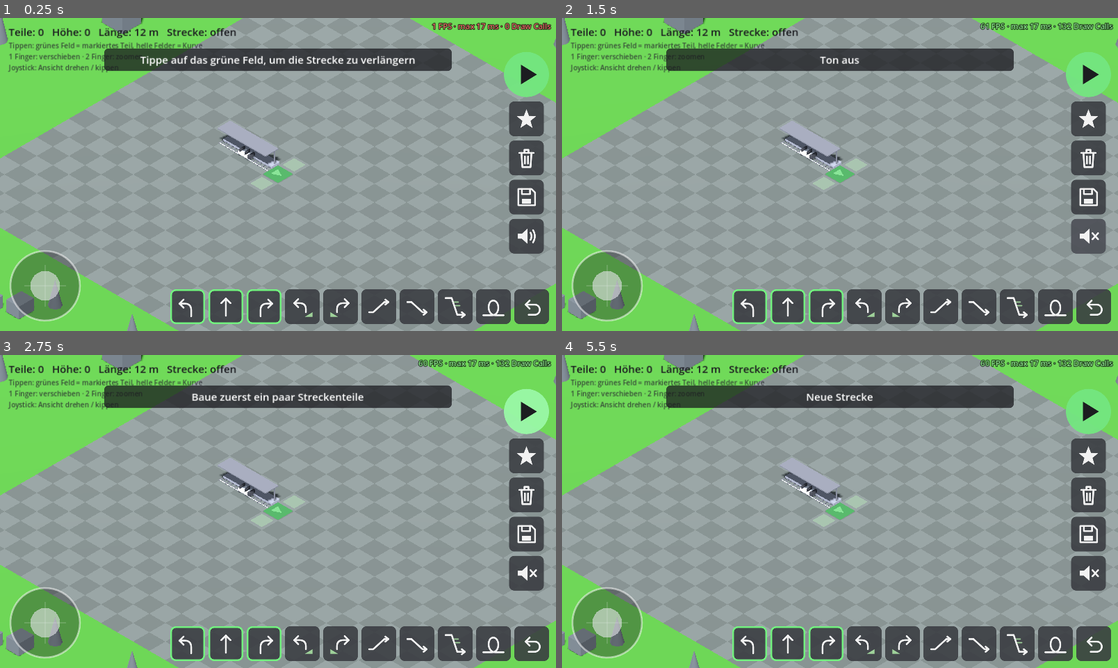
Above: before the commit, frames 1-4 (two rows, left to right).
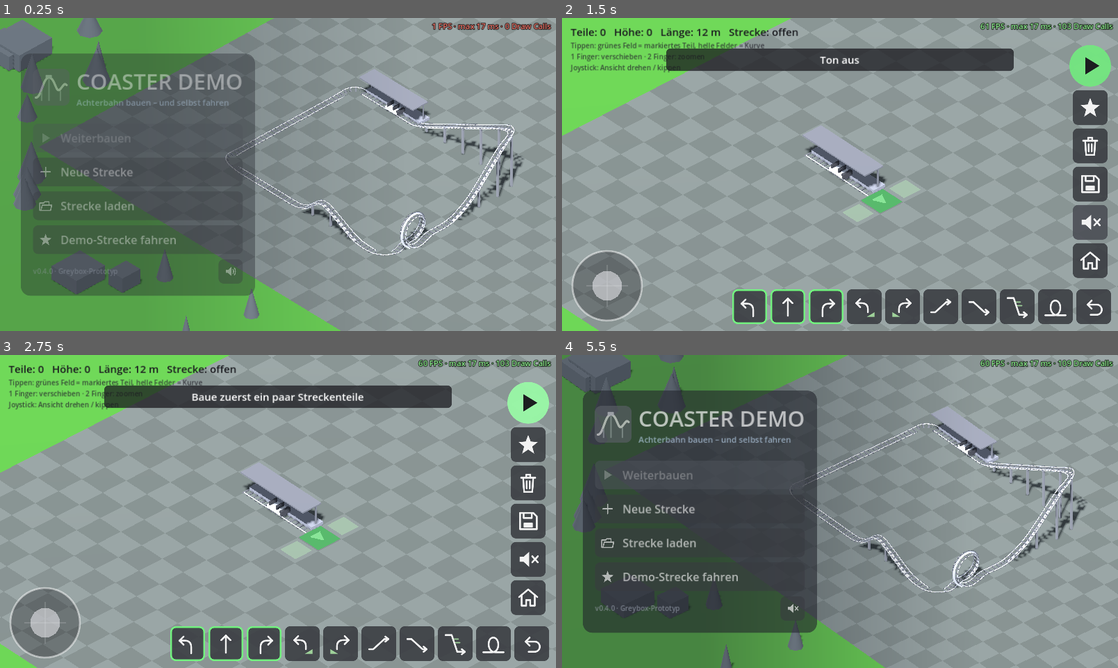
Above: after the commit, the same moments.

Repository: andreas40239/andreas40239
Game: Godot game, scene res://main.tscn
Same seed, same stepped clock (60 frames per second), same inputs: the game is played once before the commit and once after it.
Inputs (mouse positions are in pixels of both pictures, inside the frame that each line leads up to; where the layout moved, square brackets give the same spot in the first picture):
- Up to frame 1 (0.25 s): no input
- Up to frame 2 (1.5 s): click (701, 171) at 0.5 s, where only the run after the commit has a clickable "Neue Strecke"; click (1090, 221) [1090, 237] at 1.25 s
- Up to frame 3 (2.75 s): click (528, 401) [528, 411] at 2 s
- Up to frame 4 (5.5 s): click (1090, 401) [1090, 411] at 2.75 s; click (1090, 483) [1090, 495] at 3.5 s; click (1090, 483) [1090, 495] at 4.25 s; click (1090, 599) at 5.02 s

The runs differ from the first frame. In frame 1, 66% of the frame differs, in the area x 0-100%, y 0-100%; in frame 2, 14%; in frame 3, 14%; in frame 4, 68%.

Commit message:
Coaster demo: title screen with attract mode, autosave and back button
- Title screen: menu panel (continue, new track, load, demo ride, sound)
  over the demo track running in the background with a slowly orbiting camera
- Autosave of the current track (debounced, and on app pause/close) powers
  "Weiterbauen"
- Home button in the action column; Android back button closes menus,
  stops the ride, returns to the title and finally quits
- Boot splash in sky blue without the engine logo; version 0.4.0
- Tests cover title flow, autosave/continue and the back button

Co-Authored-By: Claude Opus 5.5 <noreply@anthropic.com>
Claude-Session: https://claude.ai/code/session_01XNtRVRrZFRycWZGSr3mwAe

Diff:
--- /dev/null
+++ b/coaster_demo/icons/continue.svg
@@ -0,0 +1 @@
+<svg xmlns="http://www.w3.org/2000/svg" width="96" height="96" viewBox="0 0 96 96"><path fill="#f2f2f2" d="M26 16 L76 48 L26 80 Z"/></svg>
--- /dev/null
+++ b/coaster_demo/icons/home.svg
@@ -0,0 +1 @@
+<svg xmlns="http://www.w3.org/2000/svg" width="96" height="96" viewBox="0 0 96 96"><path fill="none" stroke="#f2f2f2" stroke-width="7" stroke-linecap="round" stroke-linejoin="round" d="M12 46 L48 16 L84 46 M22 38 V80 H40 V58 H56 V80 H74 V38"/></svg>
--- /dev/null
+++ b/coaster_demo/icons/plus.svg
@@ -0,0 +1 @@
+<svg xmlns="http://www.w3.org/2000/svg" width="96" height="96" viewBox="0 0 96 96"><path fill="none" stroke="#f2f2f2" stroke-width="8" stroke-linecap="round" d="M48 18 V78 M18 48 H78"/></svg>
--- a/coaster_demo/project.godot
+++ b/coaster_demo/project.godot
@@ -10,6 +10,10 @@
 run/main_scene="res://main.tscn"
 config/features=PackedStringArray("4.3", "GL Compatibility")
 config/icon="res://icon.svg"
+config/version="0.4.0"
+config/quit_on_go_back=false
+boot_splash/bg_color=Color(0.62, 0.8, 0.96, 1)
+boot_splash/show_image=false
 
 [display]
 
--- a/coaster_demo/scripts/main.gd
+++ b/coaster_demo/scripts/main.gd
@@ -15,6 +15,9 @@
 var env: Environment
 var sfx: Sfx
 var save_menu: SaveMenu
+var title: TitleScreen
+var in_title := true   # startet im Startbildschirm (verhindert Autosave der leeren Strecke)
+var _autosave_timer := -1.0
 var sound_btn: Button
 var cursor_root: Node3D
 var cursor_main: MeshInstance3D
@@ -82,7 +85,7 @@
 	rig.make_current()
 	_setup_ui()
 	_on_track_changed()
-	_show_toast("Tippe auf das grüne Feld, um die Strecke zu verlängern")
+	_enter_title()
 
 
 # ------------------------------------------------------------------ Welt ---
@@ -365,14 +368,14 @@
 
 	# Aktionen rechts: Fahren, Demo-Strecke, Neu
 	action_bar = VBoxContainer.new()
-	action_bar.add_theme_constant_override("separation", 10)
+	action_bar.add_theme_constant_override("separation", 8)
 	action_bar.set_anchors_preset(Control.PRESET_CENTER_RIGHT)
 	action_bar.grow_horizontal = Control.GROW_DIRECTION_BEGIN
 	action_bar.grow_vertical = Control.GROW_DIRECTION_BOTH
 	action_bar.offset_right = -16
-	action_bar.offset_top = -50
-	action_bar.offset_bottom = -50
-	var ride_btn := _make_button("play", "Fahren", _start_ride, 104)
+	action_bar.offset_top = -30
+	action_bar.offset_bottom = -30
+	var ride_btn := _make_button("play", "Fahren", _start_ride, 96)
 	var ride_style := StyleBoxFlat.new()
 	ride_style.bg_color = Color(0.45, 0.9, 0.5, 0.95)
 	ride_style.set_corner_radius_all(52)
@@ -385,7 +388,8 @@
 	action_bar.add_child(ride_btn)
 	sound_btn = _make_button("sound_off" if sfx.muted else "sound_on", "Ton an/aus", _on_toggle_sound)
 	for b in [_make_button("demo", "Demo-Strecke", _on_demo), _make_button("new", "Neue Strecke", _on_new),
-			_make_button("save", "Speichern & Laden", _open_save_menu), sound_btn]:
+			_make_button("save", "Speichern & Laden", _open_save_menu), sound_btn,
+			_make_button("home", "Startbildschirm", _enter_title)]:
 		b.size_flags_horizontal = Control.SIZE_SHRINK_CENTER
 		action_bar.add_child(b)
 	ui_root.add_child(action_bar)
@@ -423,6 +427,16 @@
 	save_menu.closed.connect(_on_save_menu_closed)
 	save_menu.clicked.connect(sfx.play.bind("click"))
 
+	title = TitleScreen.new()
+	ui_root.add_child(title)
+	title.setup(false, sfx.muted)
+	title.visible = false
+	title.continue_pressed.connect(_leave_title.bind("continue"))
+	title.new_pressed.connect(_leave_title.bind("new"))
+	title.load_pressed.connect(_leave_title.bind("load"))
+	title.demo_pressed.connect(_leave_title.bind("demo"))
+	title.sound_pressed.connect(_on_toggle_sound)
+
 	_update_help()
 	_refresh_selection()
 
@@ -446,13 +460,15 @@
 
 
 func _show_toast(msg: String, secs := 2.5) -> void:
+	if in_title:
+		return
 	toast_label.text = msg
 	toast_label.visible = true
 	_toast_time = secs
 
 
 func _is_over_ui(pos: Vector2) -> bool:
-	if save_menu.visible:
+	if save_menu.visible or in_title:
 		return true
 	for c in [build_bar, action_bar, ride_bar, joystick]:
 		if c.is_visible_in_tree() and c.get_global_rect().has_point(pos):
@@ -507,8 +523,90 @@
 func _on_toggle_sound() -> void:
 	sfx.set_muted(not sfx.muted)
 	sound_btn.icon = load("res://icons/%s.svg" % ("sound_off" if sfx.muted else "sound_on"))
+	title.set_muted(sfx.muted)
 	sfx.play("click")
-	_show_toast("Ton aus" if sfx.muted else "Ton an", 1.2)
+	if not in_title:
+		_show_toast("Ton aus" if sfx.muted else "Ton an", 1.2)
+
+
+# ------------------------------------------------------- Startbildschirm ---
+
+## Zeigt den Startbildschirm; im Hintergrund fährt die Demo-Strecke.
+func _enter_title() -> void:
+	if riding:
+		_stop_ride()
+	if save_menu.visible:
+		save_menu.visible = false
+	_write_autosave()
+	in_title = true
+	for c in [build_bar, action_bar, ride_bar, joystick, status_label, help_label, speed_label, toast_label]:
+		c.visible = false
+	_touches.clear()
+	_tap_valid = false
+	track.build_demo()
+	ride_s = track.station_s()
+	ride_v = 2.0
+	_ride_piece = -1
+	var aabb := _track_bounds()
+	rig.position = Vector3(aabb.get_center().x, 0, aabb.get_center().z)
+	rig.zoom = maxf(aabb.size.x, aabb.size.z) * 1.3
+	rig.zoom_by(1.0)
+	rig.cam.h_offset = -rig.zoom * 0.3   # Strecke rechts neben dem Menü zeigen
+	rig.make_current()
+	title.continue_button.disabled = SaveSlots.read_autosave().is_empty()
+	title.show_animated()
+
+
+func _leave_title(action: String) -> void:
+	if not in_title:
+		return
+	sfx.play("click")
+	in_title = false
+	title.hide_animated()
+	rig.cam.h_offset = 0.0
+	for c in [build_bar, action_bar, joystick, status_label, help_label]:
+		c.visible = true
+	ride_v = 0.0
+	match action:
+		"continue":
+			track.load_types(SaveSlots.read_autosave())
+			_show_toast("Weiter geht's!")
+		"new":
+			track.reset()
+			_show_toast("Tippe auf das grüne Feld, um die Strecke zu verlängern")
+		"load":
+			track.reset()
+			_open_save_menu()
+		"demo":
+			_start_ride()
+	if action != "demo":
+		_place_cart(track.station_s())
+		var aabb := _track_bounds()
+		rig.position = Vector3(aabb.get_center().x, 0, aabb.get_center().z)
+		rig.zoom = clampf(maxf(aabb.size.x, aabb.size.z) * 1.1, 40.0, 70.0)
+		rig.zoom_by(1.0)
+
+
+func _write_autosave() -> void:
+	_autosave_timer = -1.0
+	if not in_title and track != null:
+		SaveSlots.write_autosave(track.get_types())
+
+
+func _notification(what: int) -> void:
+	match what:
+		NOTIFICATION_APPLICATION_PAUSED, NOTIFICATION_WM_CLOSE_REQUEST:
+			_write_autosave()
+		NOTIFICATION_WM_GO_BACK_REQUEST:
+			# Android-Zurück: Menü schließen → Fahrt beenden → Startbildschirm → App beenden
+			if save_menu.visible:
+				save_menu.close()
+			elif riding:
+				_stop_ride()
+			elif not in_title:
+				_enter_title()
+			else:
+				get_tree().quit()
 
 
 # ------------------------------------------------------- Speichern/Laden ---
@@ -598,6 +696,8 @@
 	_update_cursor()
 	if not riding:
 		_place_cart(track.station_s())
+	if not in_title:
+		_autosave_timer = 1.0
 
 
 func _update_cursor() -> void:
@@ -848,7 +948,7 @@
 						_loop_warned = true
 						_show_toast("Zu langsam für den Looping – mehr Höhe davor bauen!")
 		ride_v = maxf(ride_v, 1.0)                  # Antriebsreifen verhindern Stillstand
-		if piece.type == P.STATION and _ride_piece >= 0 \
+		if piece.type == P.STATION and _ride_piece >= 0 and not in_title \
 				and track.pieces[_ride_piece].type != P.STATION and ride_v > 5.0:
 			sfx.play("brake", -2.0)
 		_ride_piece = smp.piece
@@ -892,6 +992,17 @@
 		_toast_time -= delta
 		if _toast_time <= 0.0:
 			toast_label.visible = false
+
+	if _autosave_timer > 0.0:
+		_autosave_timer -= delta
+		if _autosave_timer <= 0.0:
+			_write_autosave()
+	if in_title:
+		# Attract-Modus: Wagen fährt, Kamera kreist langsam
+		_physics_ride(delta)
+		_place_cart(ride_s)
+		rig.rotate_view(6.0 * delta, 0.0)
+		return
 
 	var j := joystick.output
 	if riding:
--- a/coaster_demo/scripts/save_slots.gd
+++ b/coaster_demo/scripts/save_slots.gd
@@ -56,3 +56,25 @@
 	if img == null or img.is_empty():
 		return null
 	return ImageTexture.create_from_image(img)
+
+
+# ------------------------------------------------------------- Autosave ---
+# Die zuletzt bearbeitete Strecke, für „Weiterbauen“ auf dem Startbildschirm.
+
+const AUTOSAVE_PATH := "user://autosave.json"
+
+
+static func write_autosave(types: Array) -> void:
+	var f := FileAccess.open(AUTOSAVE_PATH, FileAccess.WRITE)
+	if f != null:
+		f.store_string(JSON.stringify({"version": VERSION, "pieces": types}))
+
+
+static func read_autosave() -> Array:
+	var f := FileAccess.open(AUTOSAVE_PATH, FileAccess.READ)
+	if f == null:
+		return []
+	var data = JSON.parse_string(f.get_as_text())
+	if typeof(data) != TYPE_DICTIONARY or typeof(data.get("pieces")) != TYPE_ARRAY:
+		return []
+	return data.pieces
--- /dev/null
+++ b/coaster_demo/scripts/title_screen.gd
@@ -0,0 +1,147 @@
+class_name TitleScreen
+extends Control
+## Startbildschirm: Menü-Panel links, im Hintergrund fährt die Demo-Strecke.
+
+signal continue_pressed
+signal new_pressed
+signal load_pressed
+signal demo_pressed
+signal sound_pressed
+
+var continue_button: Button
+var sound_button: Button
+var _panel: PanelContainer
+
+
+func setup(can_continue: bool, muted: bool) -> void:
+	set_anchors_and_offsets_preset(Control.PRESET_FULL_RECT)
+	mouse_filter = Control.MOUSE_FILTER_STOP
+
+	# leichter Verlauf von links, damit das Menü lesbar bleibt
+	var shade := TextureRect.new()
+	var grad := Gradient.new()
+	grad.set_color(0, Color(0.08, 0.1, 0.14, 0.65))
+	grad.set_color(1, Color(0.08, 0.1, 0.14, 0.0))
+	var gtex := GradientTexture2D.new()
+	gtex.gradient = grad
+	gtex.fill_from = Vector2(0.25, 0)
+	gtex.fill_to = Vector2(0.75, 0)
+	shade.texture = gtex
+	shade.expand_mode = TextureRect.EXPAND_IGNORE_SIZE
+	shade.stretch_mode = TextureRect.STRETCH_SCALE
+	shade.set_anchors_and_offsets_preset(Control.PRESET_FULL_RECT)
+	shade.mouse_filter = Control.MOUSE_FILTER_IGNORE
+	add_child(shade)
+
+	_panel = PanelContainer.new()
+	var style := StyleBoxFlat.new()
+	style.bg_color = Color(0.13, 0.14, 0.17, 0.9)
+	style.set_corner_radius_all(22)
+	style.set_content_margin_all(28)
+	_panel.add_theme_stylebox_override("panel", style)
+	_panel.set_anchors_preset(Control.PRESET_CENTER_LEFT)
+	_panel.grow_vertical = Control.GROW_DIRECTION_BOTH
+	_panel.offset_left = 48
+	add_child(_panel)
+
+	var col := VBoxContainer.new()
+	col.add_theme_constant_override("separation", 12)
+	_panel.add_child(col)
+
+	var head := HBoxContainer.new()
+	head.add_theme_constant_override("separation", 16)
+	col.add_child(head)
+	var logo := TextureRect.new()
+	logo.texture = load("res://icon.svg")
+	logo.custom_minimum_size = Vector2(84, 84)
+	logo.expand_mode = TextureRect.EXPAND_IGNORE_SIZE
+	logo.stretch_mode = TextureRect.STRETCH_KEEP_ASPECT_CENTERED
+	head.add_child(logo)
+	var titles := VBoxContainer.new()
+	titles.add_theme_constant_override("separation", 0)
+	titles.alignment = BoxContainer.ALIGNMENT_CENTER
+	head.add_child(titles)
+	titles.add_child(_label("COASTER DEMO", 50, Color(1, 1, 1)))
+	titles.add_child(_label("Achterbahn bauen – und selbst fahren", 19, Color(0.75, 0.85, 0.95)))
+
+	var spacer := Control.new()
+	spacer.custom_minimum_size = Vector2(0, 10)
+	col.add_child(spacer)
+
+	continue_button = _menu_button("continue", "Weiterbauen", continue_pressed, true)
+	continue_button.disabled = not can_continue
+	col.add_child(continue_button)
+	col.add_child(_menu_button("plus", "Neue Strecke", new_pressed))
+	col.add_child(_menu_button("load", "Strecke laden", load_pressed))
+	col.add_child(_menu_button("demo", "Demo-Strecke fahren", demo_pressed))
+
+	var foot := HBoxContainer.new()
+	foot.add_theme_constant_override("separation", 12)
+	col.add_child(foot)
+	var ver := _label("v%s · Greybox-Prototyp" % ProjectSettings.get_setting("application/config/version", "0"),
+		16, Color(0.6, 0.63, 0.68))
+	ver.size_flags_horizontal = Control.SIZE_EXPAND_FILL
+	ver.vertical_alignment = VERTICAL_ALIGNMENT_CENTER
+	foot.add_child(ver)
+	sound_button = Button.new()
+	sound_button.custom_minimum_size = Vector2(56, 56)
+	sound_button.expand_icon = true
+	sound_button.focus_mode = Control.FOCUS_NONE
+	sound_button.tooltip_text = "Ton an/aus"
+	sound_button.pressed.connect(sound_pressed.emit)
+	foot.add_child(sound_button)
+	set_muted(muted)
+
+
+func set_muted(muted: bool) -> void:
+	sound_button.icon = load("res://icons/%s.svg" % ("sound_off" if muted else "sound_on"))
+
+
+func _label(text: String, font_size: int, color: Color) -> Label:
+	var l := Label.new()
+	l.text = text
+	l.add_theme_font_size_override("font_size", font_size)
+	l.add_theme_color_override("font_color", color)
+	return l
+
+
+func _menu_button(icon_name: String, text: String, sig: Signal, primary := false) -> Button:
+	var b := Button.new()
+	b.text = "  " + text
+	b.icon = load("res://icons/%s.svg" % icon_name)
+	b.alignment = HORIZONTAL_ALIGNMENT_LEFT
+	b.custom_minimum_size = Vector2(400, 66)
+	b.focus_mode = Control.FOCUS_NONE
+	b.add_theme_font_size_override("font_size", 26)
+	b.add_theme_constant_override("icon_max_width", 34)
+	if primary:
+		var st := StyleBoxFlat.new()
+		st.bg_color = Color(0.3, 0.72, 0.38, 0.95)
+		st.set_corner_radius_all(12)
+		st.set_content_margin_all(12)
+		var hov := st.duplicate()
+		hov.bg_color = Color(0.38, 0.8, 0.46, 0.95)
+		var dis := st.duplicate()
+		dis.bg_color = Color(0.3, 0.32, 0.35, 0.8)
+		b.add_theme_stylebox_override("normal", st)
+		b.add_theme_stylebox_override("hover", hov)
+		b.add_theme_stylebox_override("pressed", hov)
+		b.add_theme_stylebox_override("disabled", dis)
+	b.pressed.connect(sig.emit)
+	return b
+
+
+func show_animated() -> void:
+	visible = true
+	_panel.visible = true
+	mouse_filter = Control.MOUSE_FILTER_STOP
+	modulate.a = 0.0
+	create_tween().tween_property(self, "modulate:a", 1.0, 0.6)
+
+
+func hide_animated() -> void:
+	mouse_filter = Control.MOUSE_FILTER_IGNORE   # schon während des Ausblendens durchlassen
+	_panel.visible = false
+	var tw := create_tween()
+	tw.tween_property(self, "modulate:a", 0.0, 0.3)
+	tw.tween_callback(func(): visible = false)
--- a/coaster_demo/tests/screenshots.gd
+++ b/coaster_demo/tests/screenshots.gd
@@ -20,6 +20,12 @@
 	main = load("res://main.tscn").instantiate()
 	root.add_child(main)
 	await process_frame
+	for i in 90:
+		await process_frame   # Attract-Modus laufen lassen
+	await shot("00_title")
+	main._leave_title("new")
+	for i in 30:
+		await process_frame
 	await shot("01_start")
 	main.track.build_demo()
 	main.rig.position = Vector3(40, 0, 60)
--- a/coaster_demo/tests/smoke_test.gd
+++ b/coaster_demo/tests/smoke_test.gd
@@ -26,6 +26,14 @@
 	await process_frame
 	await process_frame
 	var track: CoasterTrack = main.track
+	check(main.in_title and main.title.visible, "Start im Startbildschirm")
+	check(track.closed, "Startbildschirm zeigt die Demo-Strecke")
+	var s0: float = main.ride_s
+	for i in 30:
+		await process_frame
+	check(main.ride_s != s0, "Wagen fährt im Hintergrund")
+	main._leave_title("new")
+	check(not main.in_title and main.build_bar.visible, "Neue Strecke → Baumodus")
 	check(track.pieces.size() == CoasterTrack.STATION_LEN, "Station angelegt")
 	check(not track.closed, "neue Strecke offen")
 
@@ -113,5 +121,16 @@
 	SaveSlots.erase(4)
 	check(SaveSlots.read(4).is_empty(), "Platz gelöscht")
 
+	# Autosave / Weiterbauen / Zurück-Taste
+	track.reset()
+	track.place(CoasterTrack.Piece.UP)
+	track.place(CoasterTrack.Piece.LOOP)
+	var saved_types := track.get_types()
+	main._notification(Node.NOTIFICATION_WM_GO_BACK_REQUEST)
+	check(main.in_title, "Zurück-Taste → Startbildschirm")
+	check(not main.title.continue_button.disabled, "Weiterbauen möglich")
+	main._leave_title("continue")
+	check(track.get_types() == saved_types, "Weiterbauen stellt die Strecke wieder her")
+
 	print("FAILS: %d" % fails)
 	quit(1 if fails > 0 else 0)
Binary file added: coaster_demo/docs/titel.png
Not shown, changed: coaster_demo/export_presets.cfg
Not shown, added: coaster_demo/icons/continue.svg.import
Not shown, added: coaster_demo/icons/home.svg.import
Not shown, added: coaster_demo/icons/plus.svg.import
Not shown, changed: coaster_demo/README.md
